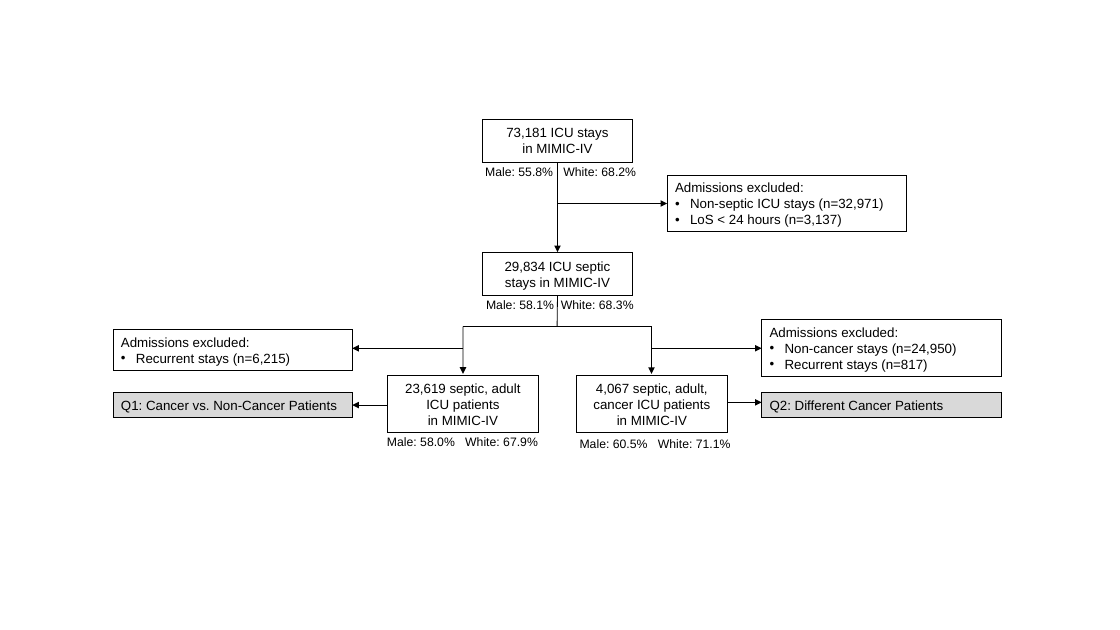
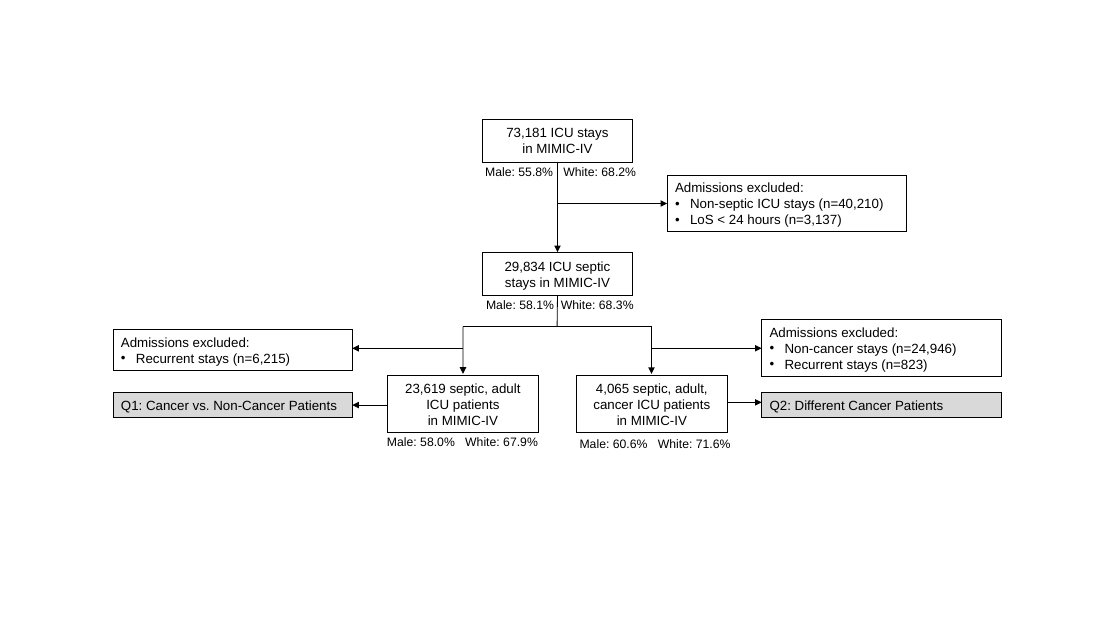
Before and after one commit to joamats/mit-tmle-cancer, a slide deck: slide 2 of results/fig1/flow_chart.pptx. Drawn at 1120x630 pixels with LibreOffice and Linux fonts; fonts in the diff are those of the drawing. Boxes give left, top, right and bottom in pixels: in the first picture for what was removed or moved away, otherwise in the second. Text is boxed around its words. In the diff, an @@ line names an element or a change of style, - is before the commit and + after.

```diff
--- a/results/fig1/flow_chart.pptx
+++ b/results/fig1/flow_chart.pptx
@@ text in rectangle at [690, 198, 884, 211]: text changed @@
-• Non-septic ICU stays (n=32,971)
+• Non-septic ICU stays (n=40,210)
@@ text in rectangle at [785, 343, 957, 372]: text changed @@
-• Non-cancer stays (n=24,950)
-• Recurrent stays (n=817)
+• Non-cancer stays (n=24,946)
+• Recurrent stays (n=823)
@@ text in rectangle at [593, 383, 711, 425]: text changed @@
-4,067 septic, adult, cancer ICU patients
-in MIMIC-IV
+4,065 septic, adult, cancer ICU patients
+in MIMIC-IV
@@ text at [580, 439, 731, 448]: text changed @@
-Male: 60.5% White: 71.1%
+Male: 60.6% White: 71.6%
```
Also in this commit, not shown: 1 other slide changed, 2 slides added, 13 other files.
